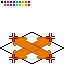
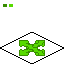
Layers edited between the first and the second 64 x 64 image:
painted on "left" over [9, 33, 45, 56]
painted on "down" over [9, 40, 45, 63]
painted on "right" over [19, 40, 55, 63]
painted on "up" over [19, 33, 55, 56]
painted on "Background" over [1, 1, 30, 7]
